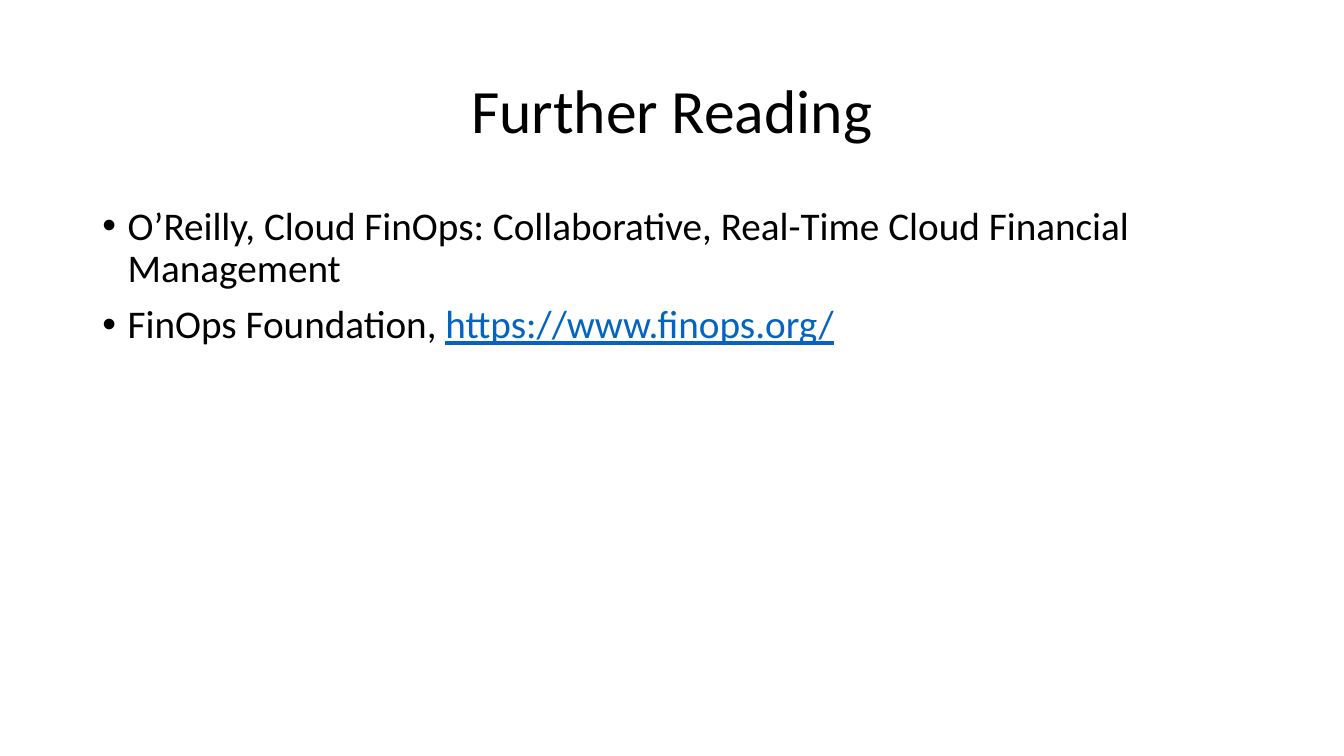
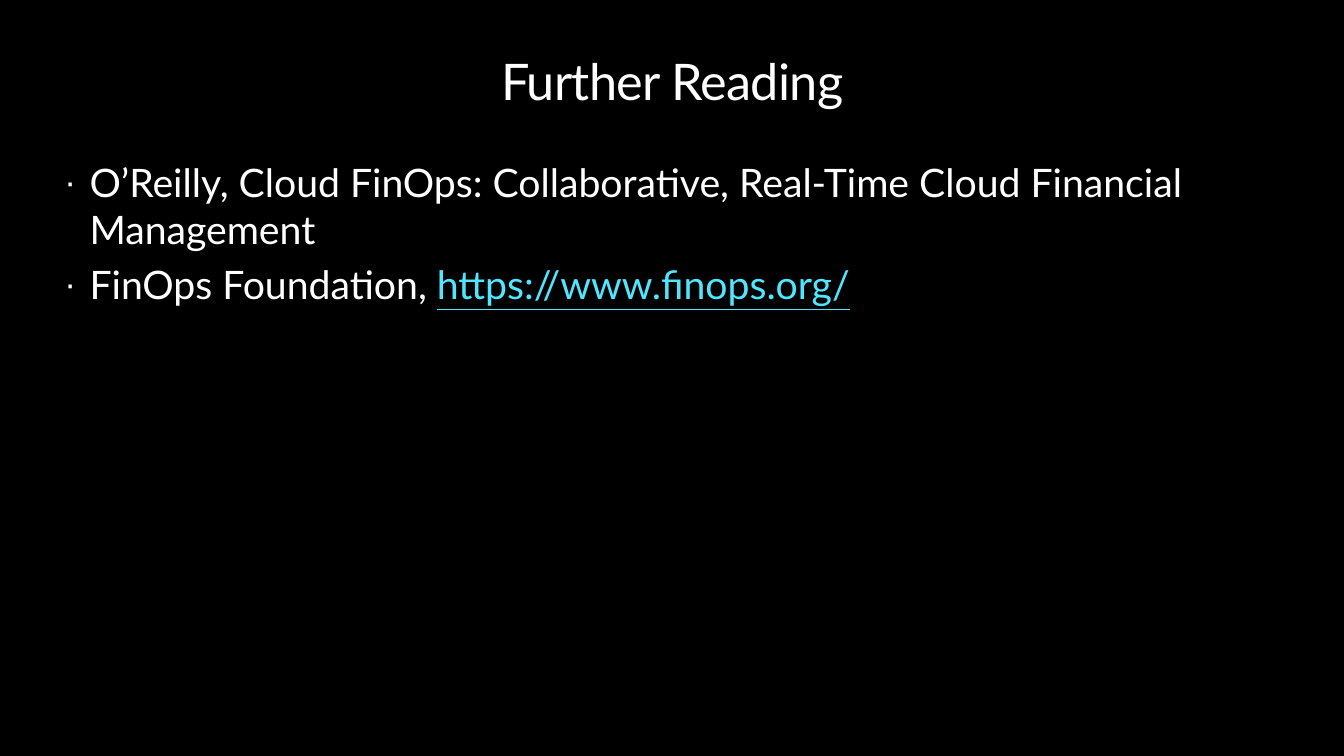
Before and after one commit to peterperov/MSFTCSA, a slide deck: slide 45 of 104-FinOps/Azure FinOps - Introduction.pptx (slide 41 before the commit). Drawn at 1344x756 pixels with LibreOffice and Linux fonts; fonts in the diff are those of the drawing; background and template pictures are left out. Boxes give left, top, right and bottom in pixels: in the first picture for what was removed or moved away, otherwise in the second. Text is boxed around its words. In the diff, an @@ line names an element or a change of style, - is before the commit and + after.

```diff
--- a/104-FinOps/Azure FinOps - Introduction.pptx
+++ b/104-FinOps/Azure FinOps - Introduction.pptx
@@ background #FFFFFF to #000000 @@
@@ title "Further Reading": place and size @@
-title "Further Reading" at bbox=[471, 90, 872, 144]
+title "Further Reading" at bbox=[501, 63, 843, 109]
@@ title "Further Reading" at bbox=[501, 63, 843, 109]: size 44 to 36 pt, font Calibri to Lato, text colour #000000 to #FFFFFF, letter spacing 0 to -0.5 pt; line spacing 0.9 to 1; vertical alignment middle to top @@
@@ text "O’Reilly, Cloud FinOps: Collaborative, Real-Time ...": place and size @@
-text "O’Reilly, Cloud FinOps: Collaborative, Real-Time ..." at bbox=[128, 212, 1129, 345]
+text "O’Reilly, Cloud FinOps: Collaborative, Real-Time ..." at bbox=[90, 167, 1182, 306]
@@ text "O’Reilly, Cloud FinOps: Collaborative, Real-Time ..." at bbox=[90, 167, 1182, 306]: font Calibri to Lato; text colour #000000 to #FFFFFF in "O’Reilly, Cloud FinOps: Collaborative, Real-Time Cloud Finan ...", "FinOps Foundation,"; text colour #0563C1 to #50E6FF in "https://www.finops.org/"; bullet • to ·; line spacing 0.9 to 1; less space between paragraphs @@
```
Also in this commit, not shown: 44 other slides changed, 5 slides added, 1 slide removed.
